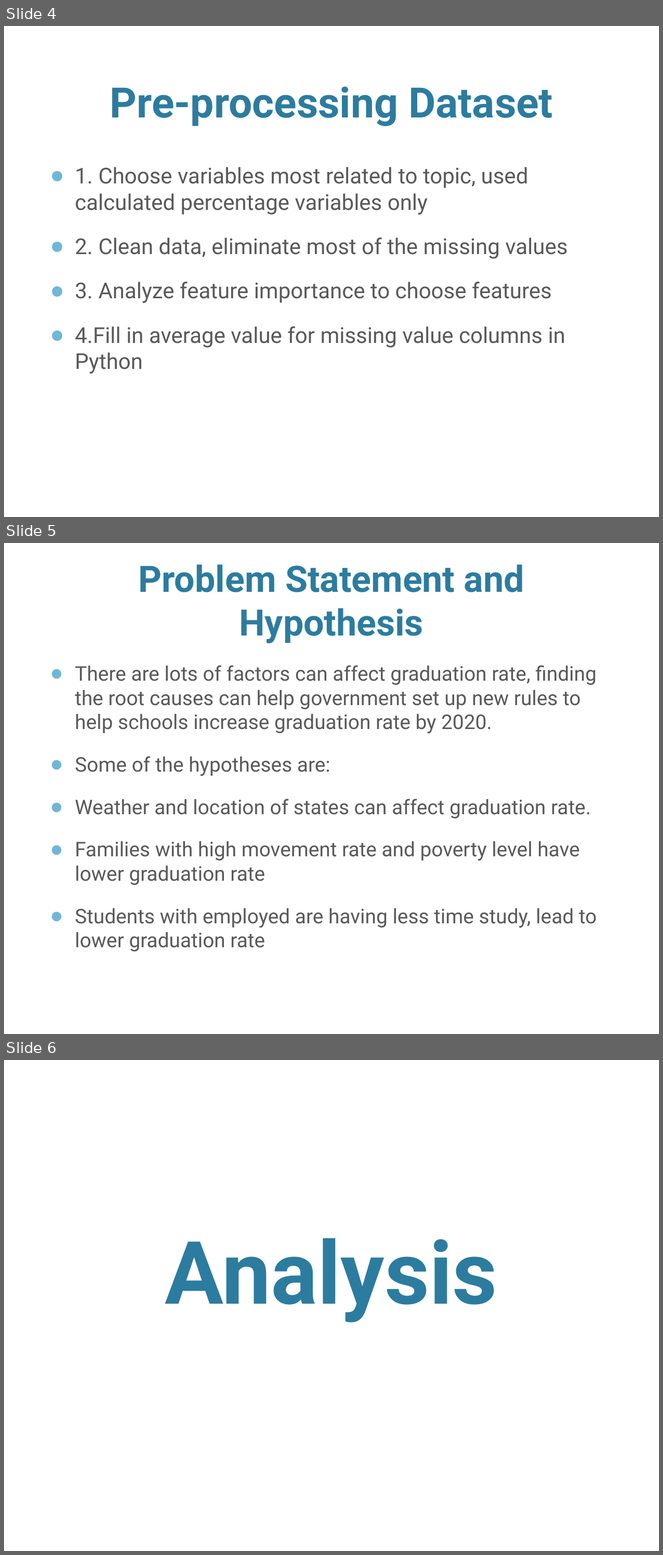
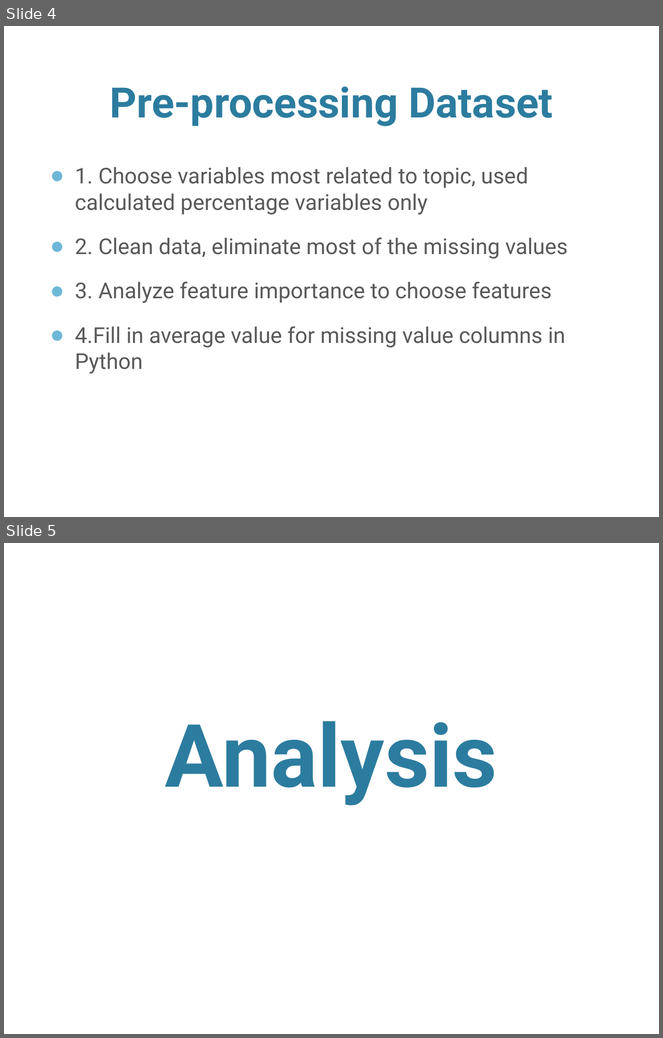
Before and after one commit to lqingsandra/DAT_SF_19, a slide deck: Homework/Project/presentation.pptx. Shown one above the other, each under a label of ours: slides 4, 5 and 6 before the commit, slides 4 and 5 after it. The pictures are 663x1555 and 663x1038 pixels, drawn with LibreOffice and Linux fonts; fonts in the diff are those of the drawing; background and template pictures are left out. Boxes give left, top, right and bottom in pixels: in the first picture for what was removed or moved away, otherwise in the second. Text is boxed around its words. In the diff, an @@ line names an element or a change of style, - is before the commit and + after.

```diff
--- a/Homework/Project/presentation.pptx
+++ b/Homework/Project/presentation.pptx
@@ slide 5 removed at (4,543,659,1034), background picture (left out) @@
@@ title removed at (138,564,525,643) @@
-Problem Statement and Hypothesis
@@ text removed at (75,665,597,952) @@
-● There are lots of factors can affect graduation rate, finding the root causes can help government set up new rules to help schools increase graduation rate by 2020.
-● Some of the hypotheses are:
-● Weather and location of states can affect graduation rate.
-● Families with high movement rate and poverty level have lower graduation rate
-● Students with employed are having less time study, lead to lower graduation rate
@@ what was slide 6 is now slide 5 @@
```
Also in this commit, not shown: 1 slide changed, 1 other slide removed.
